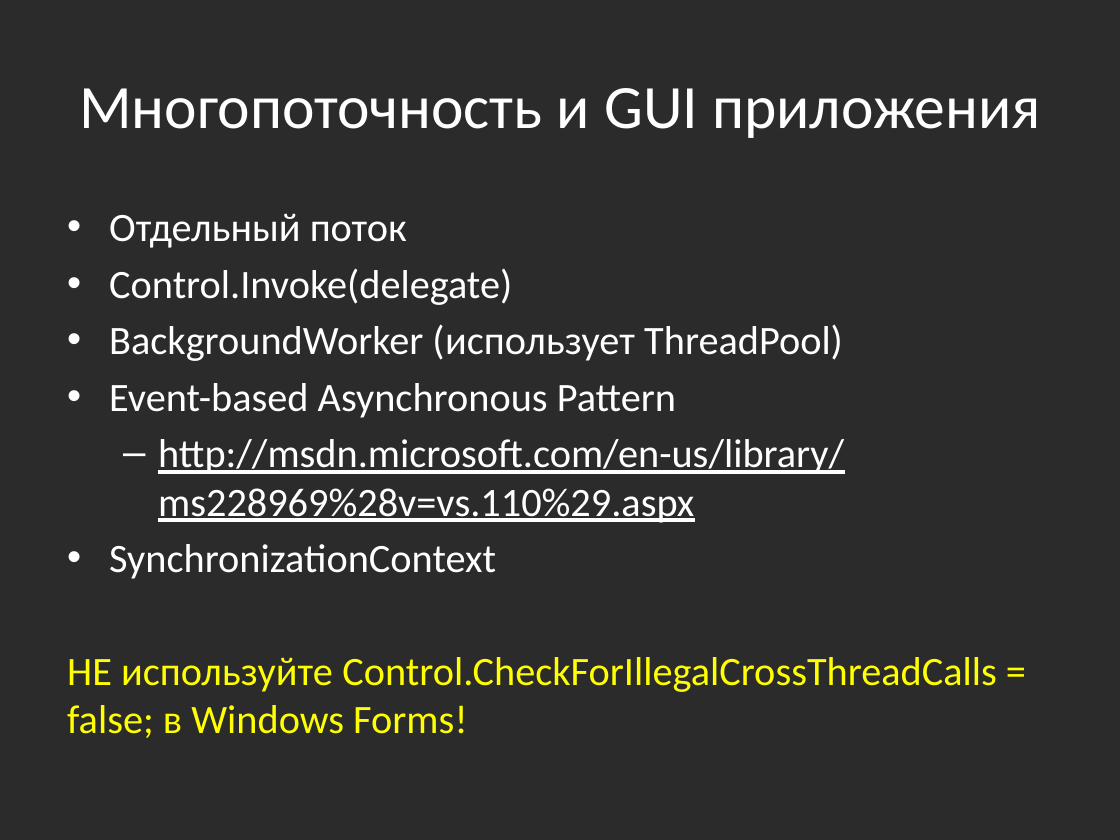
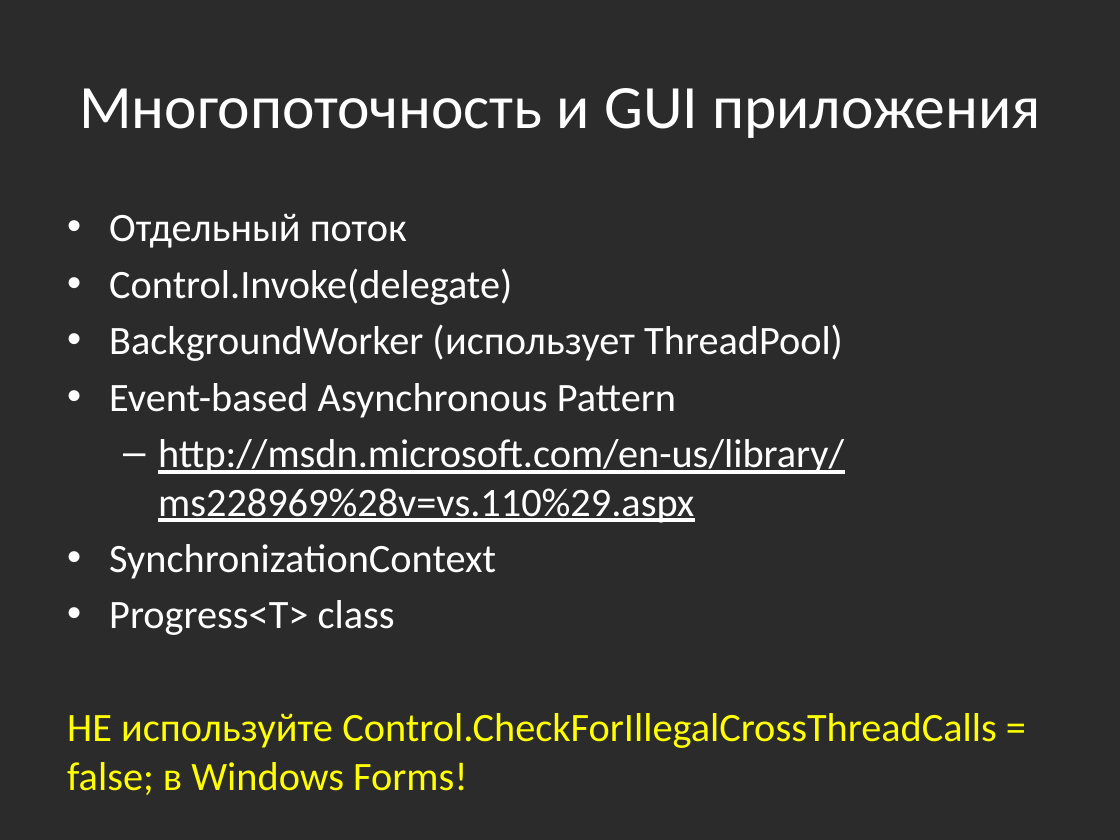
Before and after one commit to bazile/Training, a slide deck: slide 34 of Presentation/lesson-08-multithreading.pptx. Drawn at 1120x840 pixels with LibreOffice and Linux fonts; fonts in the diff are those of the drawing; background and template pictures are left out; a plain dark background stands for a picture behind light text. Boxes give left, top, right and bottom in pixels: in the first picture for what was removed or moved away, otherwise in the second. Text is boxed around its words. In the diff, an @@ line names an element or a change of style, - is before the commit and + after.

```diff
--- a/Presentation/lesson-08-multithreading.pptx
+++ b/Presentation/lesson-08-multithreading.pptx
@@ text at [109,600,395,635]: paragraph added @@
+• Progress<T> class
```
Also in this commit, not shown: 5 other files.
